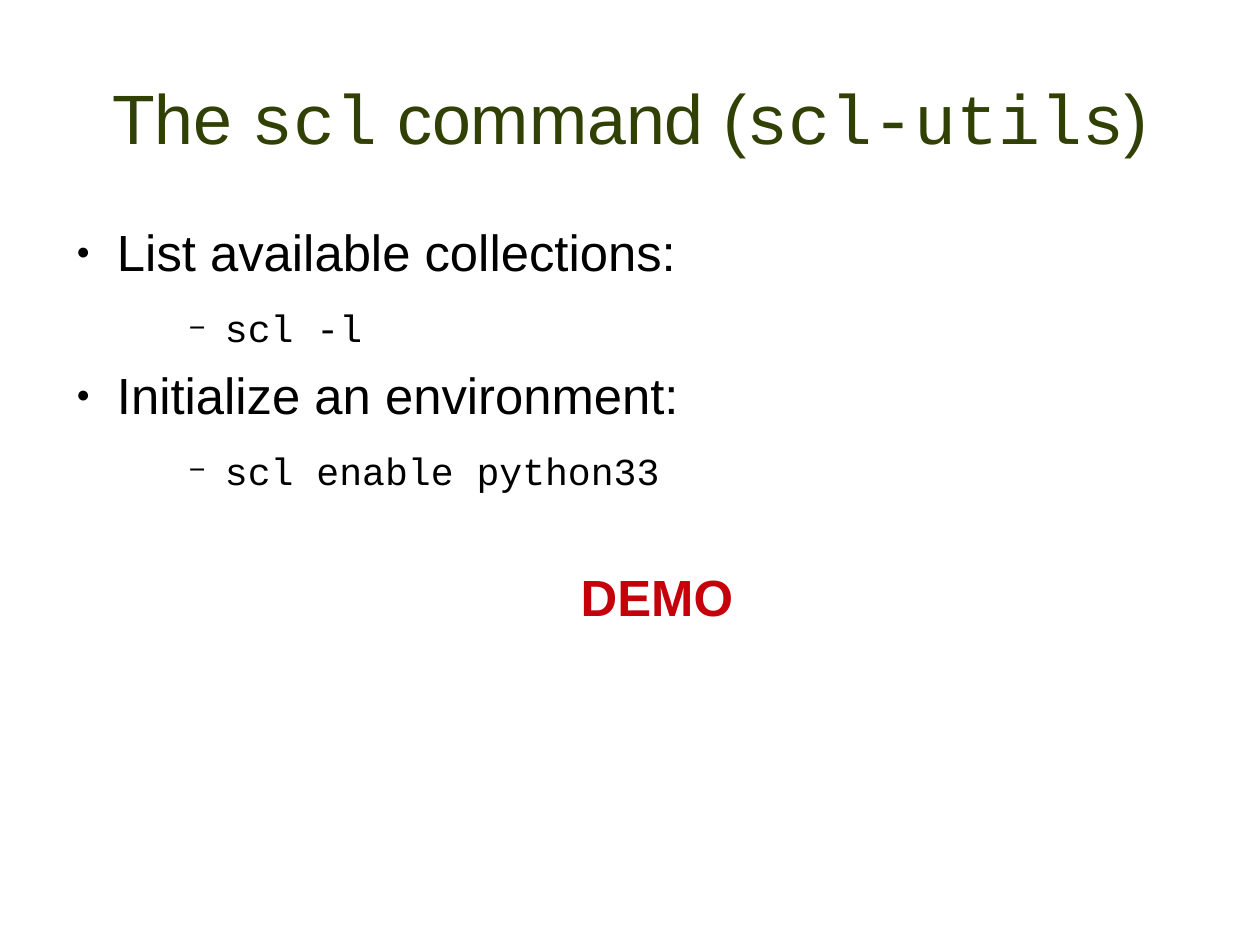
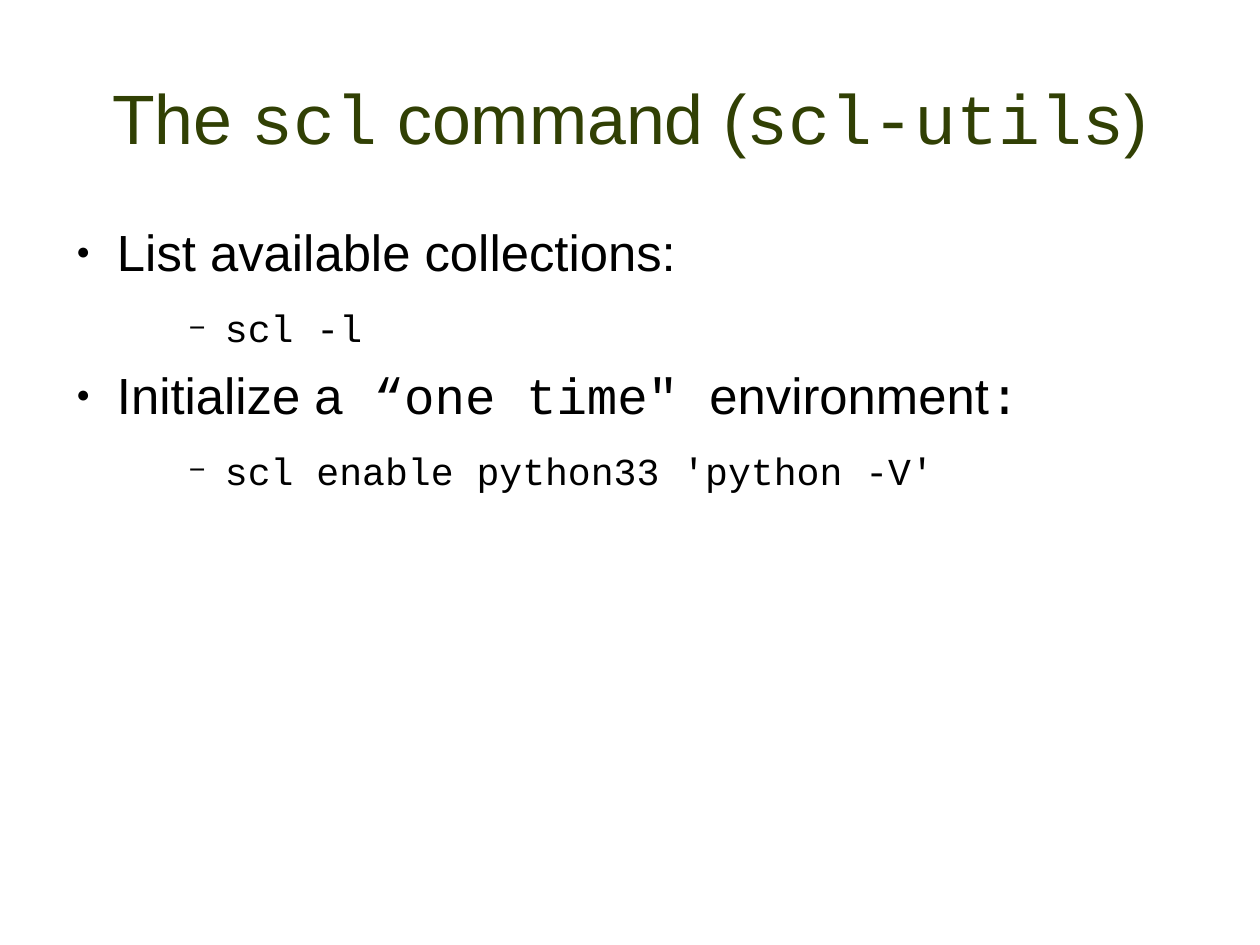
Before and after one commit to misterbonnie/presentations, a slide deck: slide 20 of lugdec14.odp. Drawn at 1260x945 pixels with LibreOffice and Linux fonts; fonts in the diff are those of the drawing; background and template pictures are left out. Boxes give left, top, right and bottom in pixels: in the first picture for what was removed or moved away, otherwise in the second. Text is boxed around its words. In the diff, an @@ line names an element or a change of style, - is before the commit and + after.

```diff
--- a/lugdec14.odp
+++ b/lugdec14.odp
@@ text at box(117, 377, 1019, 493): text changed; font Arial to Courier New @@
-● Initialize an environment:
-    − scl enable python33
-DEMO
+● Initialize a “one time" environment:
+    − scl enable python33 'python -V'
```
Also in this commit, not shown: 4 other slides changed, 2 slides added, 2 slides removed.
